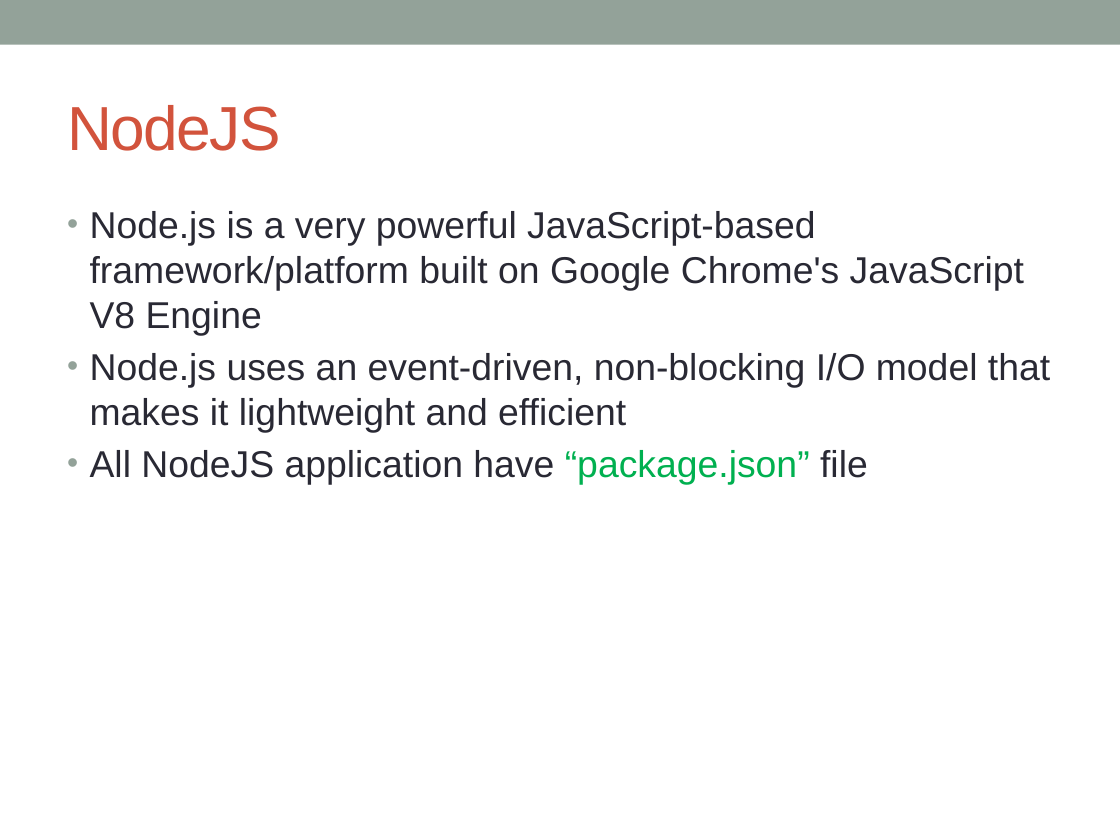
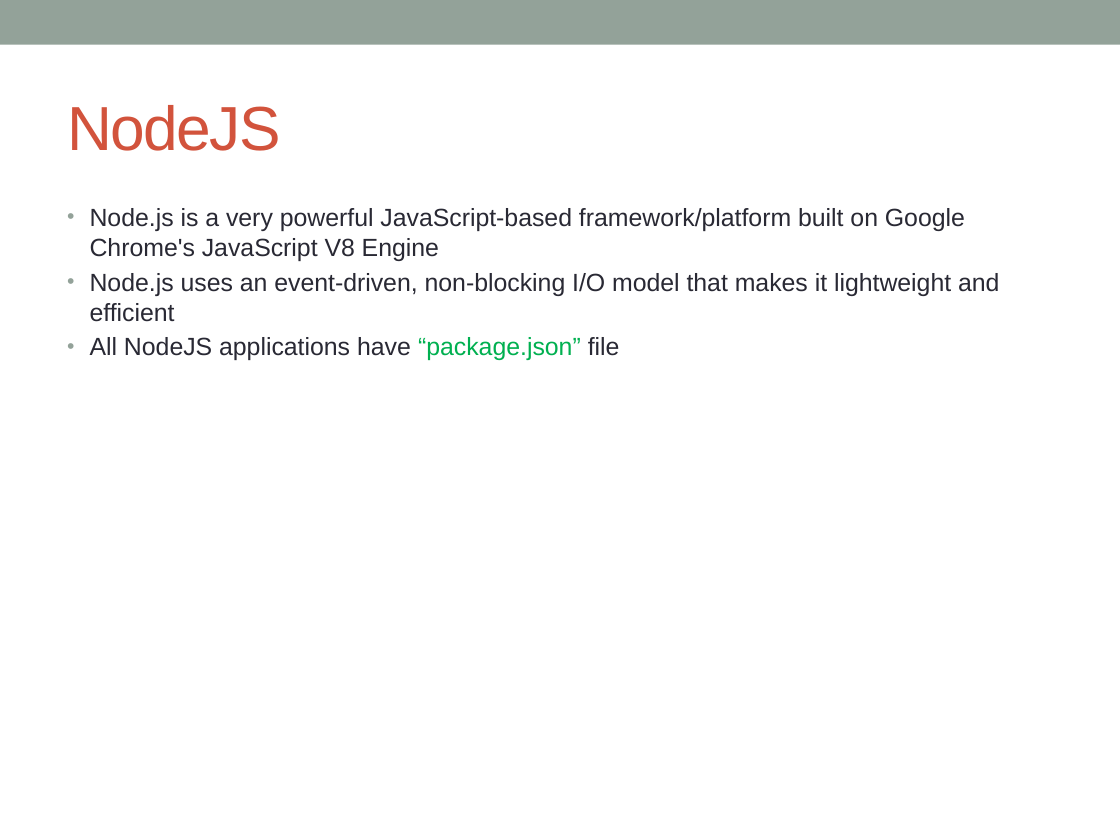
Before and after one commit to notionquest/ProjectDocumentation, a slide deck: slide 2 of NodeJS.pptx. Drawn at 1120x840 pixels with LibreOffice and Linux fonts; fonts in the diff are those of the drawing. Boxes give left, top, right and bottom in pixels: in the first picture for what was removed or moved away, otherwise in the second. Text is boxed around its words. In the diff, an @@ line names an element or a change of style, - is before the commit and + after.

Commit message:
NodeJS updated with grunt, gulp, ansibale and browserify

```diff
--- a/NodeJS.pptx
+++ b/NodeJS.pptx
@@ text at [90, 208, 999, 322]: size 24 to 16 pt in "Node.js is a very powerful JavaScript-based framework/platfo ...", "Node.js uses an event-driven, non-blocking I/O model ..."; less space between paragraphs @@
@@ text at [90, 337, 620, 360]: text changed; size 24 to 16 pt @@
-• All NodeJS application have “package.json” file
+• All NodeJS applications have “package.json” file
```
Also in this commit, not shown: 11 other slides changed, 8 slides added.
